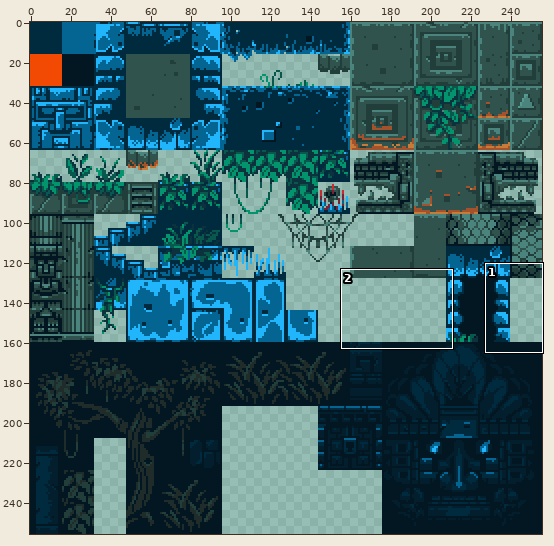
Sprite sheet: platformer/assets/images/tiles/master_entertainment_system.png. Above, an overview of the earlier version with the close-up marked.
Close-up. Earlier state:
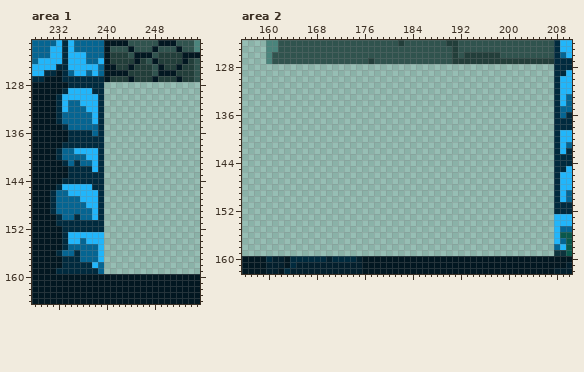
The file is 256x256 pixels. Colours within 5 levels of each other are drawn and written as one. Shown: area 1: x 228..255, y 121..164; area 2: x 156..210, y 124..162.
Once edited:
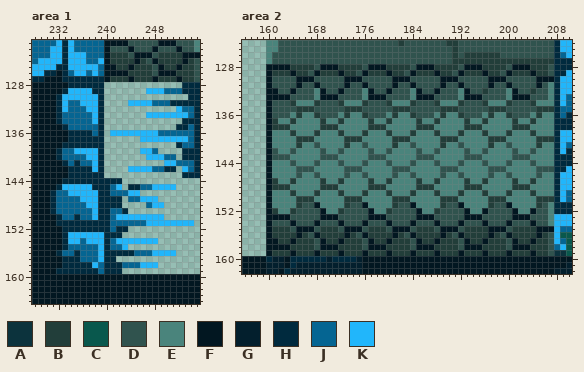
Palette (. is transparent): A #0c333d  B #223e3a  C #09584d  D #30534e  E #4a847c  F #021721  G #031f2d  H #002a3e  J #056592  K #21b6fb
Edits made:
Changed rows in their new state; - is an unchanged pixel.
Area 1:
first column x 240:
128 -------------HHH
129 -------KKKJJJHHH
130 --------------HH
131 ----KKKKJJJHHHHH
132 ------------KJJH
133 -------KKKKKKKJH
134 -------------HHH
135 ------------HHJH
136 -KKKKKKKKJJJJJJH
137 ------KKKKKKKKJH
138 ------------HJJH
139 ------KKJ----HHH
140 -------KKKJJ-HHH
141 ----------KKJJJH
142 ----KKKKJJHH-KJH
143 -------------HHH
144 HHH-------------
145 HJK-HHJJKKKK----
146 HJJJKK----------
147 HHH-JJKKK-------
148 HHH----JKK------
149 HJJH------------
150 HJKKKKKKKK------
151 HJJJJJJKKKKKKKK-
152 HJHH------------
153 HHH-------------
154 HJKKKKKKK-------
155 HJJK------------
156 HHHHHJJJKKKK----
157 HH--------------
158 HHHJJJKKK-------
159 HHH-------------
Area 2:
first column x 160:
127 -----------------D------------------------------
128 FFFFBBBBDFFFBBBBDFFFBBBBDFFFBBBBDFFFBBBBDFFFBBBD
129 FBBBFBBDFBBBFBBDFBBBFBBDFBBBFBBDFBBBFBBDFBBBFBBD
130 FDDDDFFFDDDDDFFFDDDDDFFFDDDDDFFFDDDDDFFFDDDDDFFF
131 FDDDDFDDFDDDDFDDFDDDDFDDFDDDDFDDFDDDDFDDFDDDDFDE
132 FFDDFDDDEFDDFDDDEFDDFDDDEFDDFDDDEFDDBDDDEFDDBDDE
133 FFFFDDDDEFFFDDDDEFFFDDDDEFFFDDDDEFFFDDDDEFFFDDDE
134 FDDDBEEEBDDDBEEEBDDDBEEEBDDDBEEEBDDDBEEEBDDDBEEE
135 FDDDDBBBDDDDDBBBDDDDDBBBDDDDDBBBDDDDDBBBDDDDDBBB
136 FDDDEBEEBDDDEBEEBDDDEBEEBDDDEBEEBDDDEBEEBDDDEBEE
137 FBEEBEEEEBEEBEEEEBEEBEEEEBEEBEEEEBEEBEEEEBEEBEEE
138 FBBBEEEEEBBBEEEEEBBBEEEEEBBBEEEEEBBBEEEEEBBBEEEE
139 FEEEBEEEBEEEBEEEBEEEBEEEBEEEBEEEBEEEBEEEBEEEBEEE
140 FEEEEBBBEEEEEBBBEEEEEBBBEEEEEBBBEEEEEBBBEEEEEBBB
141 FEEEEBEEDEEEEBEEDEEEEBEEDEEEEBEEDEEEEBEEDEEEEBEE
142 FDEEDEEEEDEEDEEEEDEEDEEEEDEEDEEEEDEEDEEEEDEEDEEE
143 FDDDEEEEEDDDEEEEEDDDEEEEEDDDEEEEEDDDEEEEEDDDEEEE
144 FEEEDEEEDEEEDEEEDEEEDEEEDEEEDEEEDEEEDEEEDEEEDEEE
145 FEEEEDDDEEEEEDDDEEEEEDDDEEEEEDDDEEEEEDDDEEEEEDDD
146 FEEEEDEEDEEEEDEEDEEEEDEEDEEEEDEEDEEEEDEEDEEEEDEE
147 FBEEBEEEEBEEBEEEEBEEBEEEEBEEBEEEEBEEBEEEEBEEBEEE
148 FBBBEEEEEBBBEEEEEBBBEEEEEBBBEEEEEBBBEEEEEBBBEEEE
149 FEEEBEEEBEEEBEEEBEEEBEEEBEEEBEEEBEEEBEEEBEEEBEEE
150 FEEEEBBBEEEEEBBBEEEEEBBBEEEEEBBBEEEEEBBBEEEEEBBB
151 FEEEEBDDFEEEEBDDFEEEEBDDFEEEEBDDFEEEEBDDFEEEEBDE
152 FBEEBDDDDFEEBDDDDFEEBDDDDFEEBDDDDFEEFDDDDFEEFDDE
153 FFFFDDDDDFFFDDDDDFFFDDDDDFFFDDDDDFFFDDDDDFFFDDDE
154 FDDDFDDDFDDDFDDDFDDDFDDDFDDDFDDDFDDDFDDDFDDDFDDE
155 FBBBDFFFDBBBDFFFDBBBDFFFDBBBDFFFDBBBBFFFDBBBBFFF
156 FBBBBFBDFBBBBFBDFBBBBFBDFBBBBFBDFBBBBFBDFBBBBFBD
157 FFBBFBBBDFBBFBBBDFBBFBBBDFBBFBBBDFBBFBBBDFBBFBBD
158 FFFFBBBBDFFFBBBBDFFFBBBBDFFFBBBBDFFFBBBBDFFFBBBD
159 FBBBFBBBFBBBFBBBFBBBFBBBFBBBFBBBFBBBFBBBFBBBFBBD
